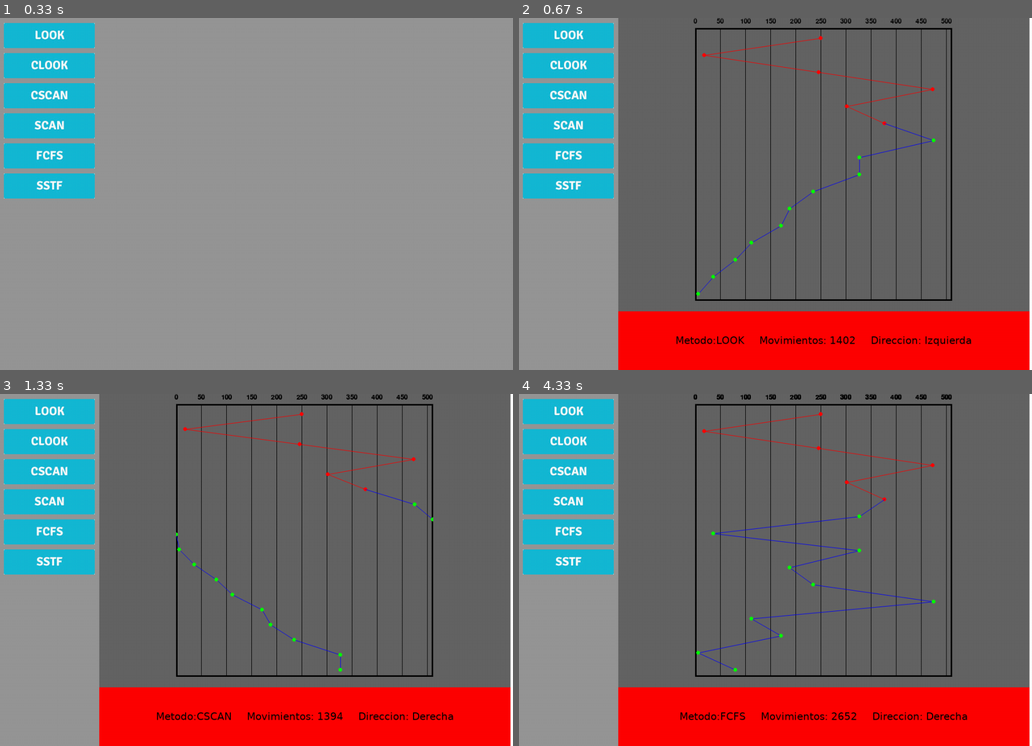
Above: before the commit, frames 1-4 (two rows, left to right).
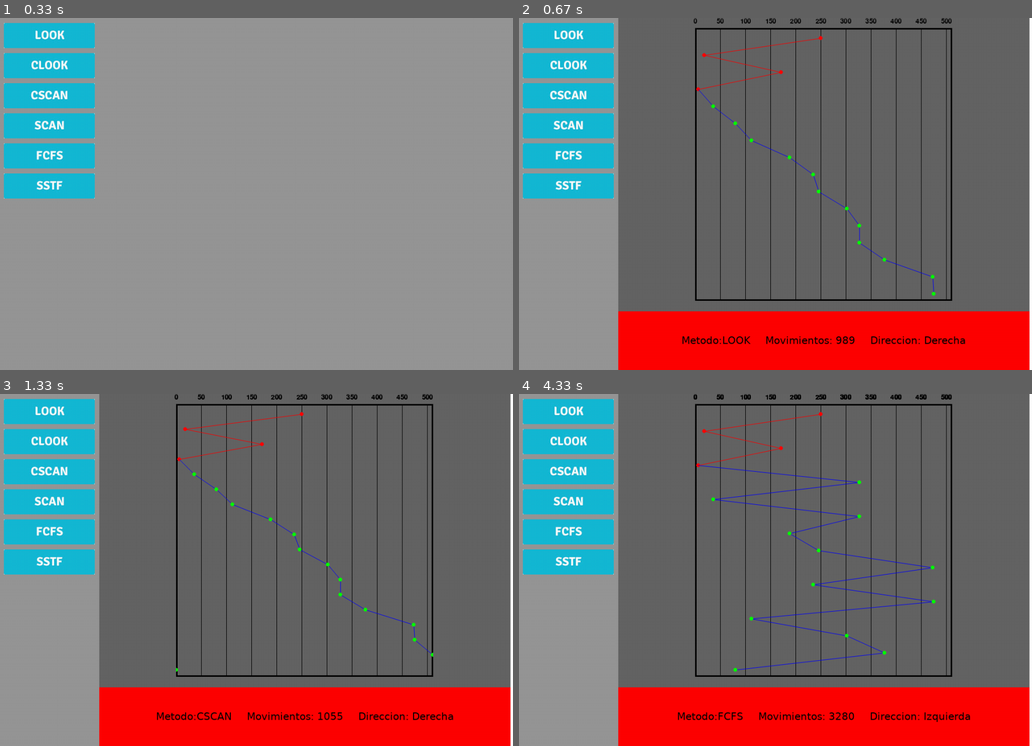
Above: after the commit, the same moments.

Repository: farfanoide/simuladorHDD
Game: pygame game, started from classTest.py
Same seed, same stepped clock (60 frames per second), same inputs: the game is played once before the commit and once after it. The source is Python 2; it was converted automatically to run under Python 3.
Inputs (mouse positions are in pixels of both pictures, inside the frame that each line leads up to):
- Up to frame 1 (0.33 s): no input
- Up to frame 2 (0.67 s): click (565, 35) at 0.38 s
- Up to frame 3 (1.33 s): click (46, 471) at 0.83 s
- Up to frame 4 (4.33 s): click (565, 503) at 1.42 s; click (565, 439) at 2.18 s; move the mouse to (590, 559) at 2.67 s; click (590, 559) at 3.07 s; click (565, 531) at 4.05 s

Frame 1 is identical in both runs. In frame 2, 1.5% of the frame differs, in the area x 30-89%, y 10-94%; in frame 3, 0.9%; in frame 4, 2.1%, in the area x 30-88%, y 10-94%.

Commit message:
some docstrings added

Diff:
--- a/algorithms/scheduling.py
+++ b/algorithms/scheduling.py
@@ -1,24 +1,13 @@
 class Scheduling():
-    """
-        Base Class for all algorithms
-    """
+    """ Base Class for all algorithms """
 
     def __init__(self):
         self.requirements = []
-        self.attended = []
-        self.page_faults = []
-        self.movements = 0
-        self.direction = True
-        self.last_dir = True
-
-    def get_attended_requirements(self):
-        return self.requirements
-
-    def get_movements(self):
-        return self.movements
-
-    def get_direction(self):
-        return self.direction
+        self.attended     = []
+        self.page_faults  = []
+        self.movements    = 0
+        self.direction    = True
+        self.last_dir     = True
 
     def attend_requirements(self, requirements, init_pos, direction):
         pass
@@ -37,7 +26,11 @@
 
     def startup(self, requirements, init_pos):
         """
-        Initializes
+        Initializes the simulation movementes and page faults
+
+        Keyword arguments:
+        requirements (list) -- List of requirements
+        init_pos (integer)  -- Initial position
         """
         self.extract_page_faults(requirements)
         if self.page_faults:
@@ -53,7 +46,8 @@
         calculates movements between each requirement in a list
 
         Keyword arguments:
-        requirements (list) -- requirements list
+        requirements (list) -- List of requirements
+        init_pos (integer)  -- Initial position
 
         """
         if requirements:
@@ -66,7 +60,14 @@
 
     def divide_list(self, requirements, pos, sort=False):
         """
-            divides list into < (pos) >
+        Splits a list of requirements and returns one greater than
+        the initial position and one lower
+
+        Keyword arguments:
+        requirements (list) -- List of requirements
+        pos (integer)  -- Splitting position
+        sort (boolean) -- Sort lists before return
+
         """
         lower, greater = [], []
         for req in requirements:
@@ -80,6 +81,15 @@
         return greater, lower
 
     def get_end_dir(self, requirements, init_pos, orig_dir):
+        """
+        Returns final direction from a list of requirements
+
+        Keyword arguments:
+        requirements (list) -- List of requirements
+        init_pos (integer)  -- Initial position in case the list has too few requirements
+        orig_dir (integer)  -- Original directino in case the list has not enough requirements
+
+        """
 
         try:
             if len(requirements) > 1:
--- a/gui/buttons.py
+++ b/gui/buttons.py
@@ -2,18 +2,17 @@
 
 from pygame.locals import *
 
-class BaseButton(pygame.sprite.Sprite):
+class BaseButton():
 
 
     def __init__(self, obj_class, pos, action="", img='gui/img/button_small.png'):
-        self.pos = pos
-        self.img = pygame.image.load(img)
-        # self.rect = (pos[0], pos[1], self.img.get_width(), self.img.get_height())
-        self.rect = self.img.get_rect()
-        self.rect.x = pos[0]
-        self.rect.y = pos[1]
+        self.pos       = pos
+        self.img       = pygame.image.load(img)
+        self.rect      = self.img.get_rect()
+        self.rect.x    = pos[0]
+        self.rect.y    = pos[1]
+        self.action    = action
         self.obj_class = obj_class
-        self.action = action
 
     def clicked(self, pos):
         if self.rect.collidepoint(pos):
--- a/gui/graphic.py
+++ b/gui/graphic.py
@@ -9,12 +9,12 @@
 
     def __init__(self, rect, bkg_colour, grid_width, pad=20):
         self.bkg_colour = bkg_colour
-        self.rect = rect
-        self.ax_x = rect[0]
-        self.ax_y = rect[1]
-        self.width = rect[2]
-        self.height = rect[3]
-        self.padding = pad
+        self.rect       = rect
+        self.ax_x       = self.rect[0]
+        self.ax_y       = self.rect[1]
+        self.width      = self.rect[2]
+        self.height     = self.rect[3]
+        self.padding    = pad
         #This surface is the graph area with contains the grid with it's labels.
         self.canvas_sfc = pygame.Surface((self.width, self.height))
         self.canvas_sfc.fill(self.bkg_colour)
@@ -45,7 +45,7 @@
         self.canvas_sfc.blit(self.graphic_sfc,self.grid_rect)
 
     def label_grid(self, hspacing):
-        """Draws the label of the graphic"""
+        """Draws the label of the graphic."""
         pygame.font.init()
         grid_ax_x   = self.grid_rect[0]
         grid_ax_y   = self.grid_rect[1]
@@ -60,7 +60,12 @@
 
 
     def draw_graphic(self, coordinates, img=''):
-        """this function takes the coordinates given by any algorithm and draws them in the grid"""
+        """
+        this function takes the coordinates given by any algorithm and draws them in the grid
+
+        Keyword arguments:
+        coordinates (list) -- List of tuples in the form (x,y)
+        """
         print coordinates
         for x in range(len(coordinates)):
             if coordinates[x]:
--- a/simulator.py
+++ b/simulator.py
@@ -48,31 +48,25 @@
         return self.algorithm.attend_requirements(
             self.requirements, self.init_pos, self.direction), "CLOOK"
 
-    #-------------
-    # Common
-    #-------------
-
-    # def attend_pf(list, init_pos, direction):
-    #     pf_list = get_pf(list)
-    #     return fifo(pf_list, init_pos, direction)
     def random_list(self, quantity):
-        """Generates random list, duh!
+        """
+        Generates random list, duh!
 
         Keyword arguments:
-        quantity (int) -- length of the requirement list
+        quantity (int) -- Length of the requirement list
 
         """
         self.requirements = [randint(
             0, self.max_tracks) for i in range(quantity)]
 
     def add_random_pf(self, quantity):
+        """
+        Adds page faults at random positions
+
+        Keyword arguments:
+        quantity (int) -- Amount of page faults to create
+
+        """
         for x in range(quantity):
             elem = randint(0, len(self.requirements) - 1)
             self.requirements[elem] = -self.requirements[elem]
-
-
-
-
-    #-------------
-    # end Common
-    #-------------
